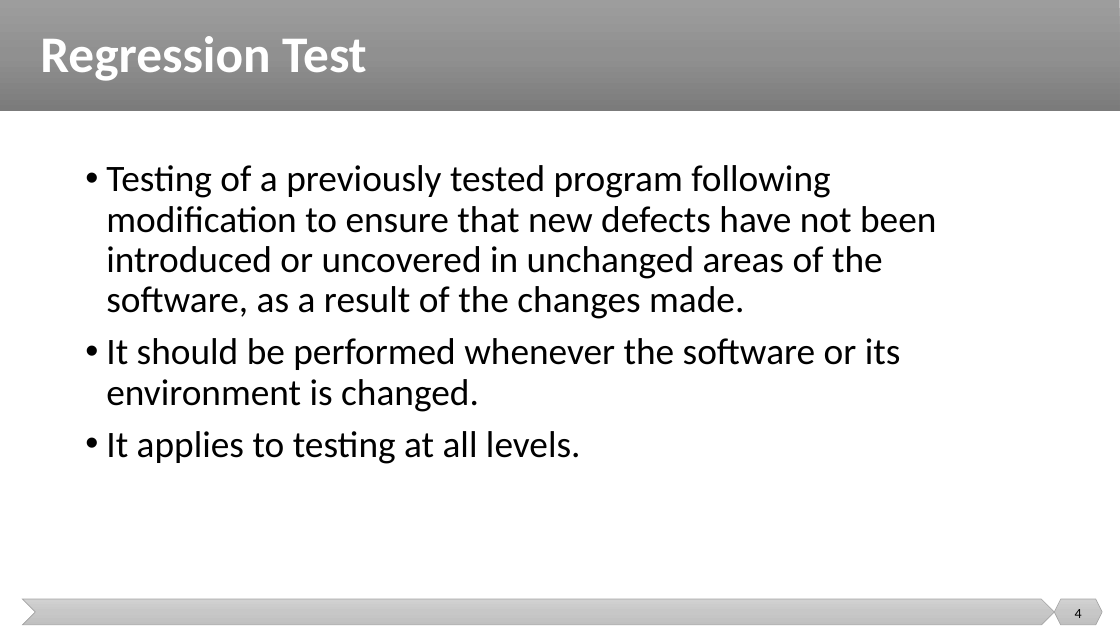
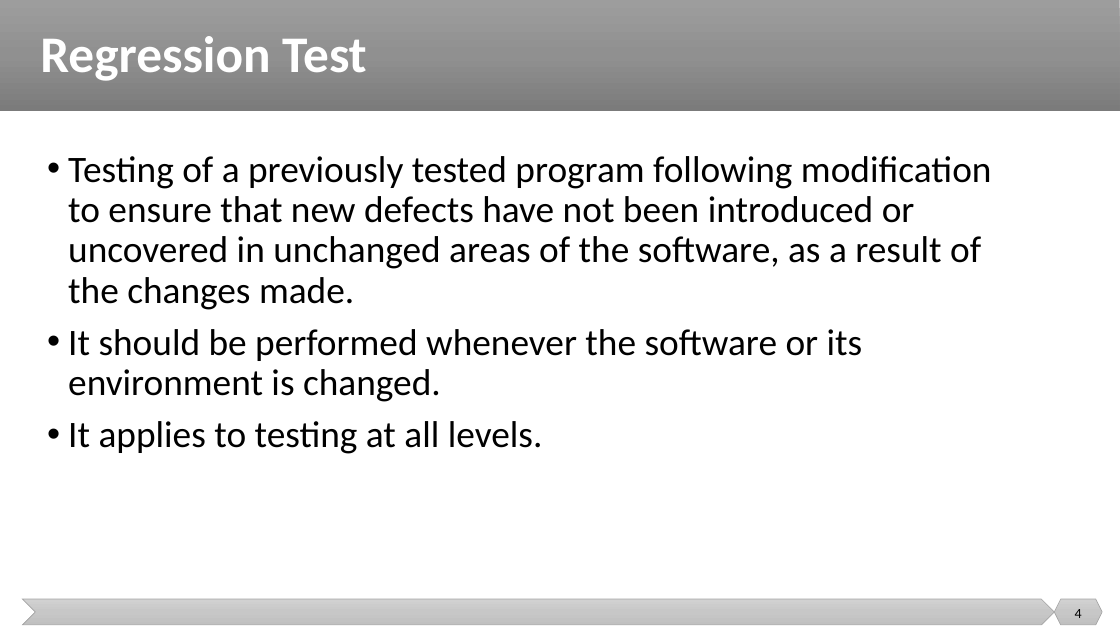
Before and after one commit to malenezi/malenezi, a slide deck: slide 4 of SE401/Lectures/8-Integration, System and Regression Testing/Regression Testing.pptx. Drawn at 1120x630 pixels with LibreOffice and Linux fonts; fonts in the diff are those of the drawing. Boxes give left, top, right and bottom in pixels: in the first picture for what was removed or moved away, otherwise in the second. Text is boxed around its words. In the diff, an @@ line names an element or a change of style, - is before the commit and + after.

```diff
--- a/SE401/Lectures/8-Integration, System and Regression Testing/Regression Testing.pptx
+++ b/SE401/Lectures/8-Integration, System and Regression Testing/Regression Testing.pptx
@@ text "Testing of a previously tested ..." rewrapped from (106, 165, 936, 464) to (68, 156, 992, 454) @@
```
Also in this commit, not shown: 2 other slides changed, 26 other files.
